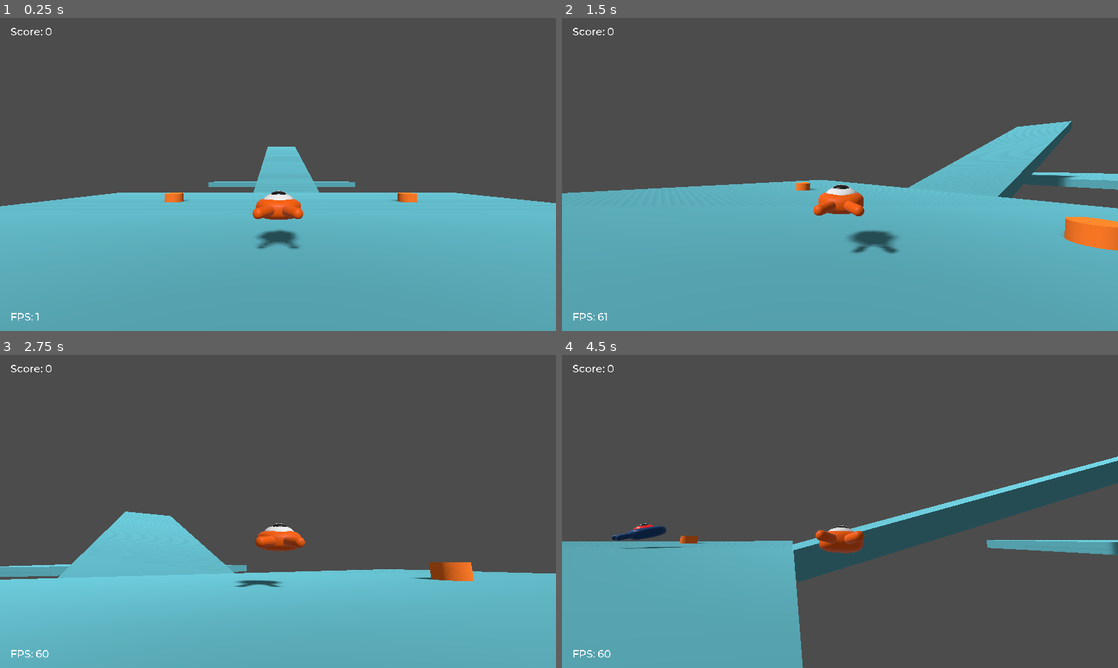
Above: before the commit, frames 1-4 (two rows, left to right).
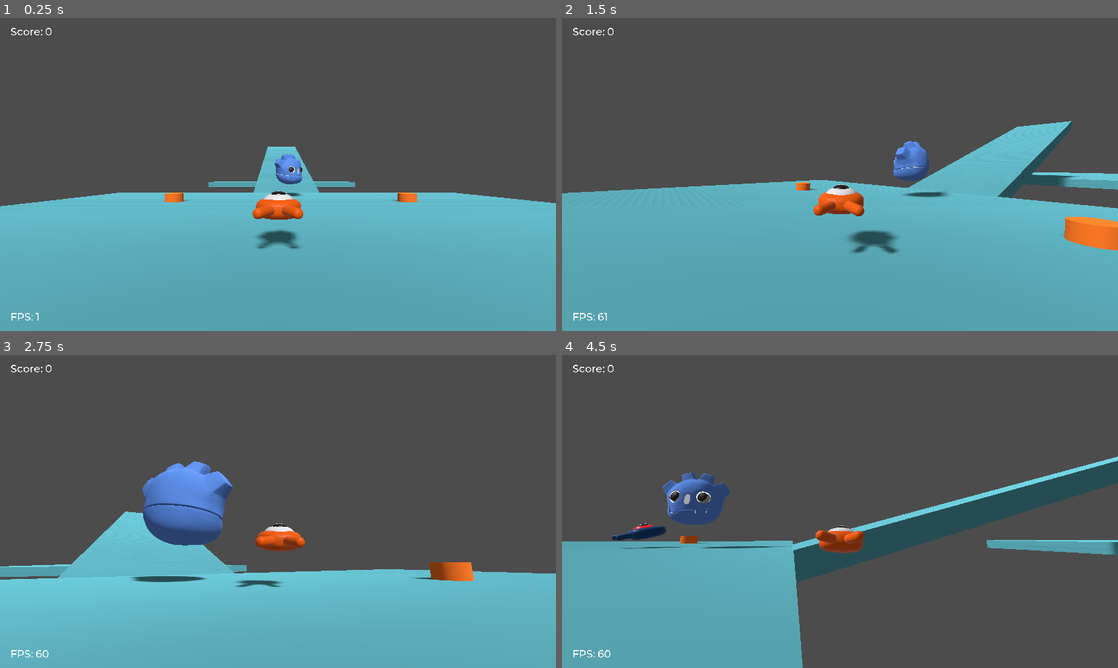
Above: after the commit, the same moments.

Repository: telmotrooper/squash-the-creeps
Game: Godot game, scene res://Main.tscn
Same seed, same stepped clock (60 frames per second), same inputs: the game is played once before the commit and once after it.
Inputs (mouse positions are in pixels of both pictures, inside the frame that each line leads up to):
- Up to frame 1 (0.25 s): no input
- Up to frame 2 (1.5 s): tap Enter (ui_accept) at 0.5 s; move the mouse to (867, 174) at 0.52 s; hold Up (move_forward) from 0.53 s (still down); tap Space (jump) at 0.77 s; move the mouse to (812, 174) at 1.27 s
- Up to frame 3 (2.75 s): keep holding Up (move_forward); tap Space (jump) at 1.52 s; move the mouse to (289, 505) at 2.02 s
- Up to frame 4 (4.5 s): keep holding Up (move_forward); move the mouse to (834, 517) at 2.77 s; tap Space (jump) at 3.02, 3.77 s; move the mouse to (878, 514) at 3.52 s; move the mouse to (795, 508) at 4.27 s

The runs differ from the first frame. In frame 1, 0.4% of the frame differs, in the area x 49-55%, y 43-57%; in frame 2, 0.8%; in frame 3, 3.6%, in the area x 23-42%, y 34-73%; in frame 4, 1.5%.

Commit message:
Added rotating Godot logo

Diff:
--- /dev/null
+++ b/my-3d-squash-the-creeps/GodotPowerUp.gd
@@ -0,0 +1,5 @@
+extends Spatial
+
+func _ready():
+  $AnimationPlayer.play("rotate")
+  $AnimationPlayer.playback_speed = 0.5
--- /dev/null
+++ b/my-3d-squash-the-creeps/GodotPowerUp.tscn
@@ -0,0 +1,31 @@
+[gd_scene load_steps=4 format=2]
+
+[ext_resource path="res://art/godot_logo.glb" type="PackedScene" id=1]
+[ext_resource path="res://GodotPowerUp.gd" type="Script" id=2]
+
+[sub_resource type="Animation" id=1]
+resource_name = "rotate"
+loop = true
+tracks/0/type = "value"
+tracks/0/path = NodePath("Pivot:rotation_degrees")
+tracks/0/interp = 1
+tracks/0/loop_wrap = true
+tracks/0/imported = false
+tracks/0/enabled = true
+tracks/0/keys = {
+"times": PoolRealArray( 0, 1 ),
+"transitions": PoolRealArray( 1, 1 ),
+"update": 0,
+"values": [ Vector3( 0, 0, 0 ), Vector3( 0, 360, 0 ) ]
+}
+
+[node name="GodotPowerUp" type="Spatial"]
+script = ExtResource( 2 )
+
+[node name="Pivot" type="Spatial" parent="."]
+transform = Transform( 1, 0, 1.74846e-07, 0, 1, 0, -1.74846e-07, 0, 1, 0, 0, 0 )
+
+[node name="godot_logo" parent="Pivot" instance=ExtResource( 1 )]
+
+[node name="AnimationPlayer" type="AnimationPlayer" parent="."]
+anims/rotate = SubResource( 1 )
--- a/my-3d-squash-the-creeps/Main.tscn
+++ b/my-3d-squash-the-creeps/Main.tscn
@@ -10,6 +10,7 @@
 [ext_resource path="res://Cyan.tres" type="Material" id=8]
 [ext_resource path="res://FPSLabel.gd" type="Script" id=9]
 [ext_resource path="res://Boundary.gd" type="Script" id=10]
+[ext_resource path="res://GodotPowerUp.tscn" type="PackedScene" id=11]
 
 [sub_resource type="BoxShape" id=1]
 extents = Vector3( 30, 1, 30 )
@@ -188,6 +189,9 @@
 mesh = ExtResource( 7 )
 material/0 = null
 
+[node name="GodotPowerUp" parent="." instance=ExtResource( 11 )]
+transform = Transform( -4.37114e-08, 0, 1, 0, 1, 0, -1, 0, -4.37114e-08, 0, 4, -22 )
+
 [connection signal="hit" from="Player" to="." method="_on_Player_hit"]
 [connection signal="timeout" from="MobTimer" to="." method="_on_MobTimer_timeout"]
 [connection signal="body_entered" from="Boundary" to="Boundary" method="_on_Boundary_body_entered"]
--- a/my-3d-squash-the-creeps/Player.tscn
+++ b/my-3d-squash-the-creeps/Player.tscn
@@ -45,7 +45,7 @@
 [node name="Pivot" type="Spatial" parent="."]
 
 [node name="Character" parent="Pivot" instance=ExtResource( 1 )]
-transform = Transform( 0.999737, 0.00211386, 0.0228295, -0.00598565, 0.985271, 0.170891, -0.022132, -0.170982, 0.985025, 0.023941, 0.734308, -0.00194666 )
+transform = Transform( 0.999737, 0.00211386, 0.0228296, -0.00598565, 0.985271, 0.17089, -0.0221321, -0.170982, 0.985025, 0.0239411, 0.734308, -0.00194665 )
 
 [node name="CollisionShape" type="CollisionShape" parent="."]
 transform = Transform( 1, 0, 0, 0, 1, 0, 0, 0, 1.425, 0, 0.785568, 0.44 )
Not shown: 1 places in my-3d-squash-the-creeps/Main.tscn that only renumber resources
Binary file added: my-3d-squash-the-creeps/art/godot_logo.glb
Not shown, added: my-3d-squash-the-creeps/art/godot_logo.glb.import
